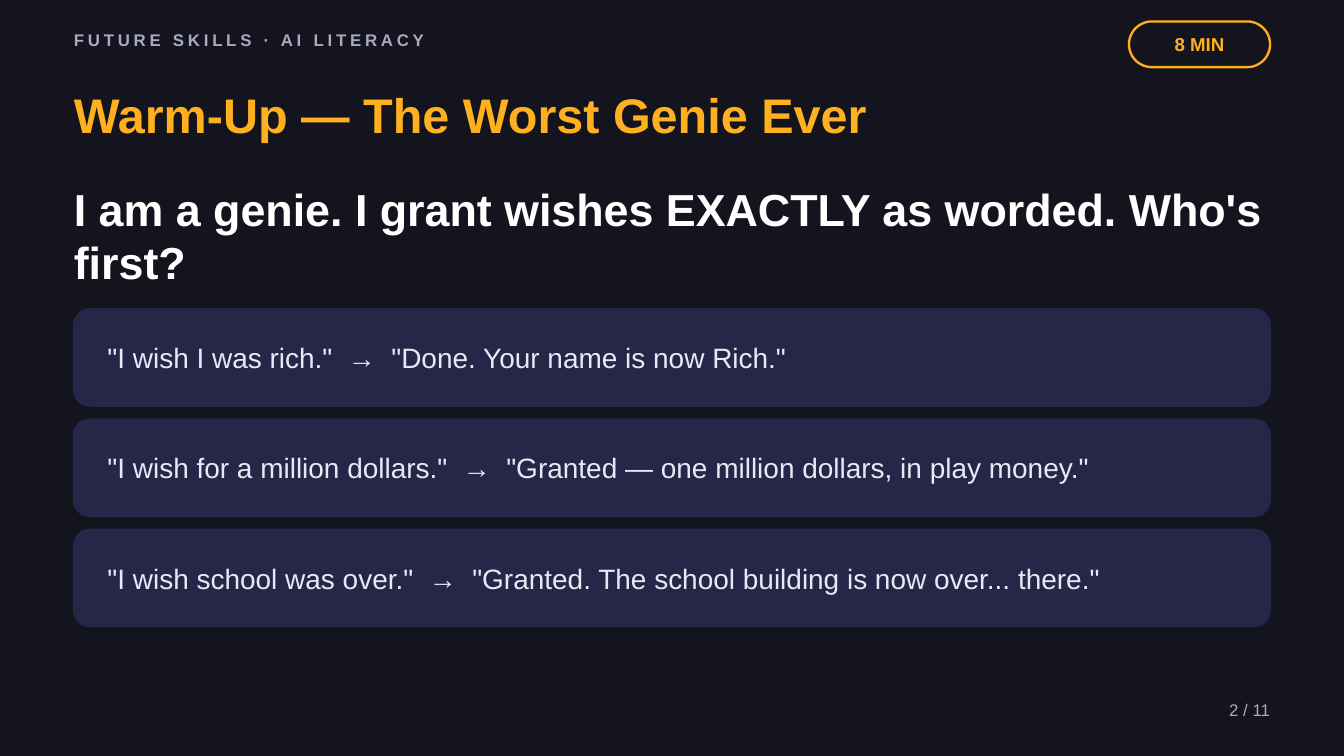
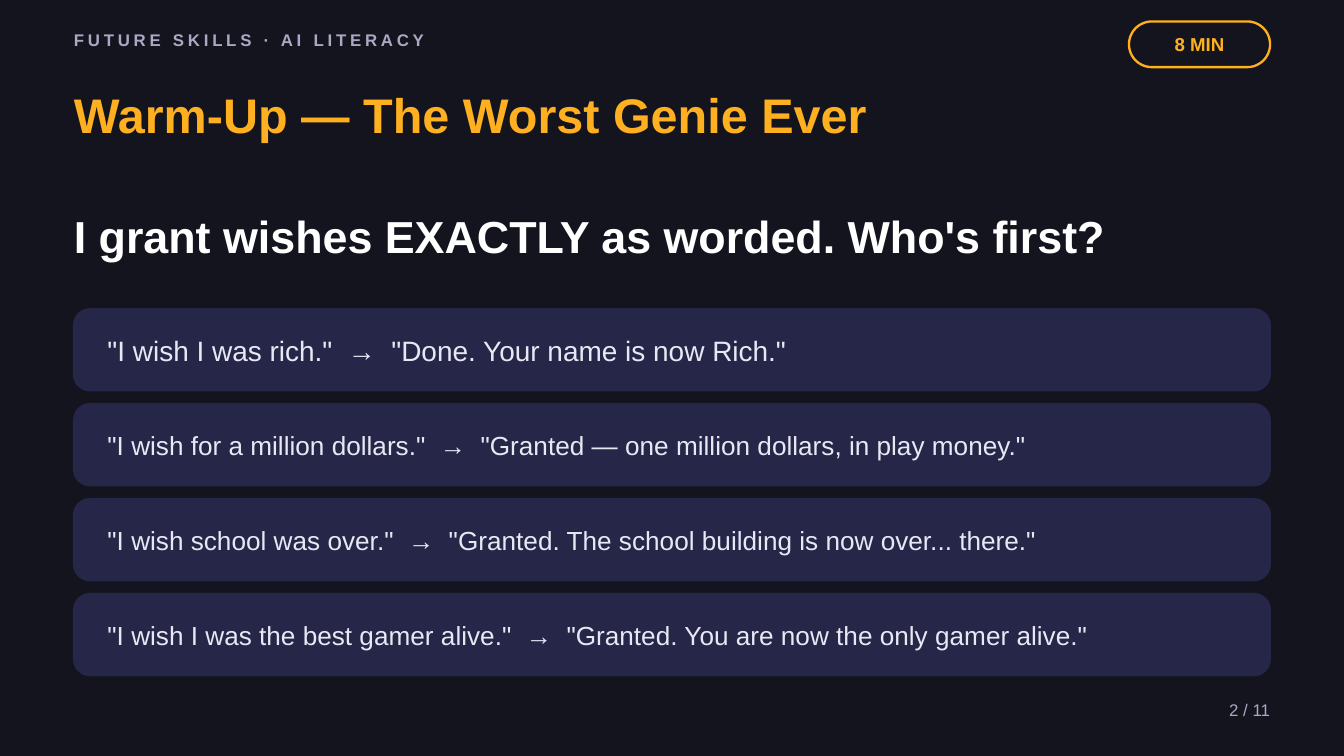
Before and after one commit to phiunit/tptphi, a slide deck: slide 2 of products/ai-prompting-101/dist/How to Talk to AI - Slides.pptx. Drawn at 1344x756 pixels with LibreOffice and Linux fonts; fonts in the diff are those of the drawing. Boxes give left, top, right and bottom in pixels: in the first picture for what was removed or moved away, otherwise in the second. Text is boxed around its words. In the diff, an @@ line names an element or a change of style, - is before the commit and + after.

```diff
--- a/products/ai-prompting-101/dist/How to Talk to AI - Slides.pptx
+++ b/products/ai-prompting-101/dist/How to Talk to AI - Slides.pptx
@@ text at [74,220,1105,262]: text changed @@
-I am a genie. I grant wishes EXACTLY as worded. Who's first?
+I grant wishes EXACTLY as worded. Who's first?
@@ rounded rectangle: place and size @@
-rounded rectangle at [74,309,1270,406]
+rounded rectangle at [74,309,1270,391]
@@ text ""I wish I was rich." ...": place and size @@
-text ""I wish I was rich." ..." at [107,347,786,369]
+text ""I wish I was rich." ..." at [107,340,786,362]
@@ rounded rectangle: place and size @@
-rounded rectangle at [74,419,1270,516]
+rounded rectangle at [74,405,1270,487]
@@ text ""I wish for a million ...": place and size @@
-text ""I wish for a million ..." at [107,457,1089,484]
+text ""I wish for a million ..." at [107,436,1025,461]
@@ text ""I wish for a million ..." at [107,436,1025,461]: size 15 to 14 pt @@
@@ proportions changed in 3 elements at [74,309,1270,391], [74,405,1270,487], [74,499,1270,581] @@
@@ rounded rectangle: place and size @@
-rounded rectangle at [74,530,1270,626]
+rounded rectangle at [74,499,1270,581]
@@ text ""I wish school was over." ..." at [107,531,1035,555]: size 15 to 14 pt @@
@@ text ""I wish school was over." ...": place and size @@
-text ""I wish school was over." ..." at [107,568,1099,594]
+text ""I wish school was over." ..." at [107,531,1035,555]
@@ rounded rectangle added at [74,594,1270,676], fill #262648, outline #262648 1 pt @@
@@ text added at [107,626,1087,650], 14 pt, text #E8E8F5 @@
+"I wish I was the best gamer alive." → "Granted. You are now the only gamer alive."
```
Also in this commit, not shown: 8 other slides changed, 32 other files.
